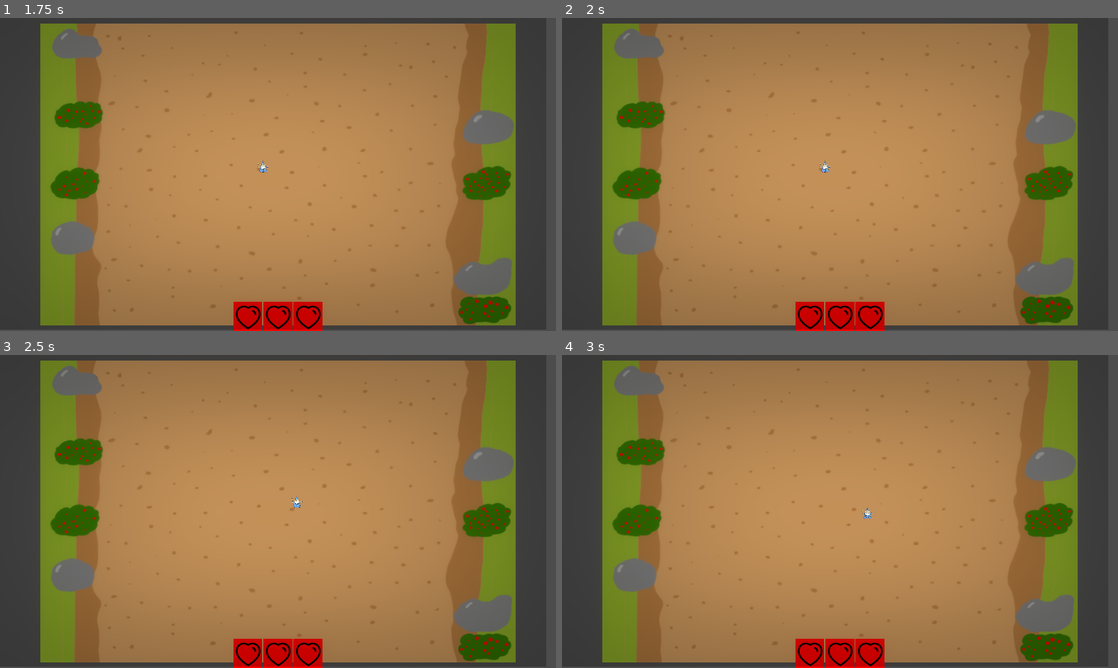
Above: before the commit, frames 1-4 (two rows, left to right).
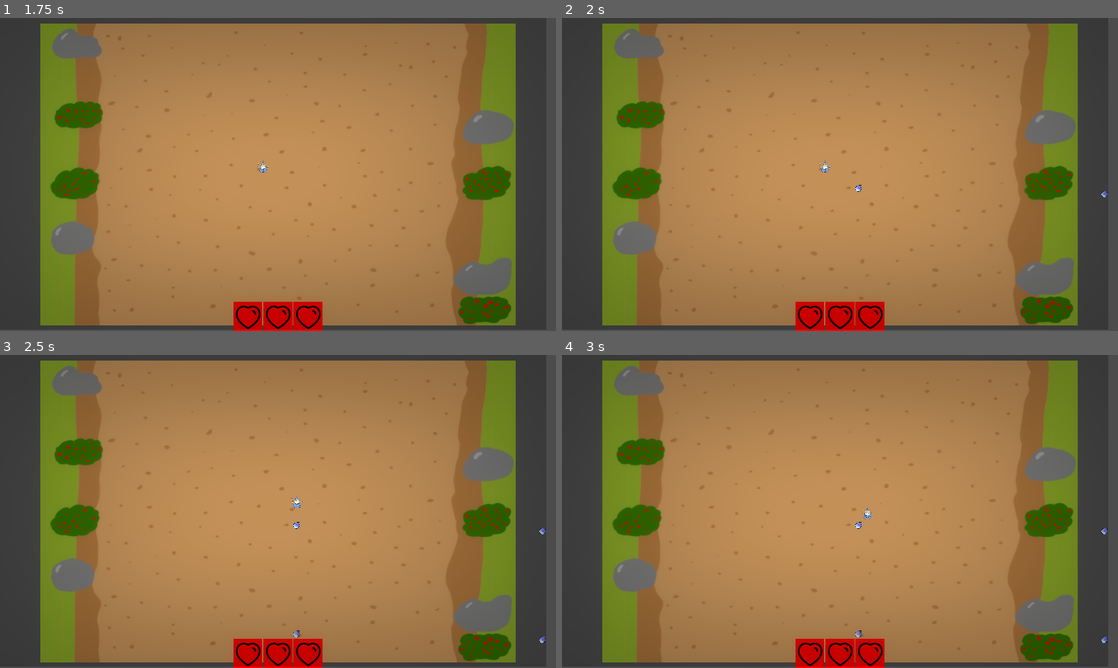
Above: after the commit, the same moments.

Repository: Soiiz/Heart-Of-Cards-Jam
Game: Godot game, scene res://scenes/Main.tscn
Two runs of this game, one before a commit and one after it. Both use one fixed random seed, a clock stepped at 60 frames per second and the inputs below.
Inputs (mouse positions are in pixels of both pictures, inside the frame that each line leads up to):
- Up to frame 1 (1.75 s): click (183, 174) at 0.5 s; click (278, 174) at 1.27 s
- Up to frame 2 (2 s): no input
- Up to frame 3 (2.5 s): move the mouse to (400, 495) at 2.02 s; press the mouse at (400, 495) at 2.03 s; hold D (right) from 2.03 s (still down)
- Up to frame 4 (3 s): move the mouse to (728, 527) at 2.77 s; release D (right) at 2.78 s; release the mouse at (728, 527) at 2.78 s; hold S (down) from 2.78 s (still down); click (728, 527) at 2.85 s

Frame 1 is identical in both runs. In frame 2, less than 0.1% of the frame differs, in the area x 52-99%, y 53-58%; in frame 3, less than 0.1%, in the area x 52-99%, y 53-92%; in frame 4, less than 0.1%.

Commit message:
Fix invis. cards offsetting visible cards

Diff:
--- a/cards/Card.gd
+++ b/cards/Card.gd
@@ -49,3 +49,7 @@
 		deactivate()
 	else:
 		self_modulate.a = 0 # hide button
+		var p = get_parent().get_parent()
+		get_parent().remove_child(self)
+		p.add_child(self)
+		self.set_owner(p)
--- a/cards/c_star/c_star.gd
+++ b/cards/c_star/c_star.gd
@@ -2,6 +2,7 @@
 
 export(PackedScene) var proj_scene
 var ticks = 0
+var console = Global.console
 onready var spawn_array = $SpawnPoints.get_children()
 export var fire_rate = 30
 
@@ -23,4 +24,4 @@
 func fire(pos, heading):
 	var proj = proj_scene.instance()
 	proj.init(pos, heading)
-	get_parent().add_child(proj)
+	console.get_parent().get_node("Node2D").add_child(proj)
--- a/scenes/Main.tscn
+++ b/scenes/Main.tscn
@@ -211,4 +211,5 @@
 }
 
 [connection signal="round_ended" from="Console" to="CanvasLayer/Control/CardMenu" method="_on_Console_round_ended"]
+[connection signal="round_started" from="Console" to="CanvasLayer/Control/CardMenu" method="_on_Console_round_started"]
 [connection signal="selection_completed" from="CanvasLayer/Control/CardMenu" to="Console" method="_on_CardMenu_selection_completed"]
